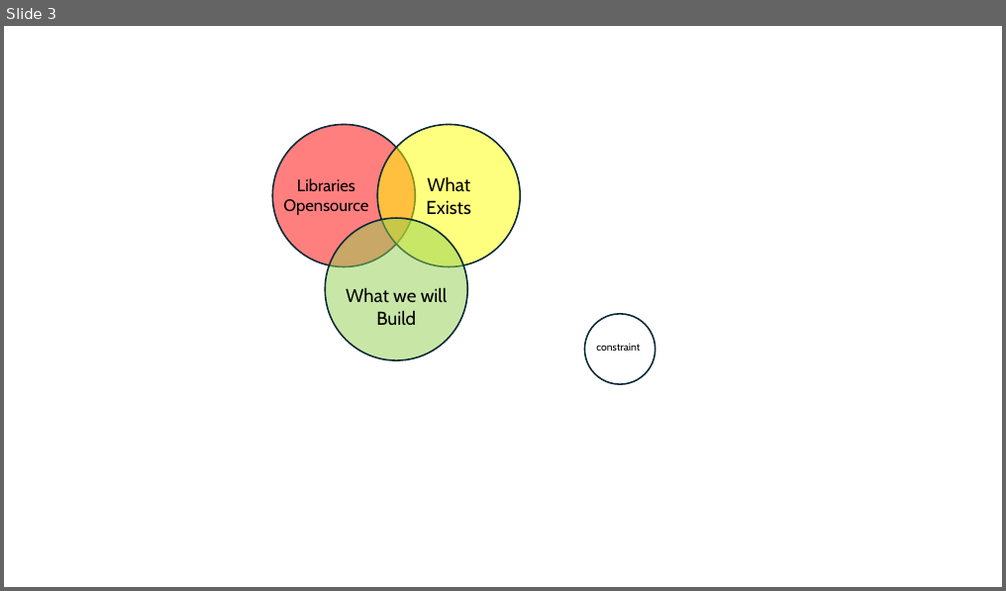
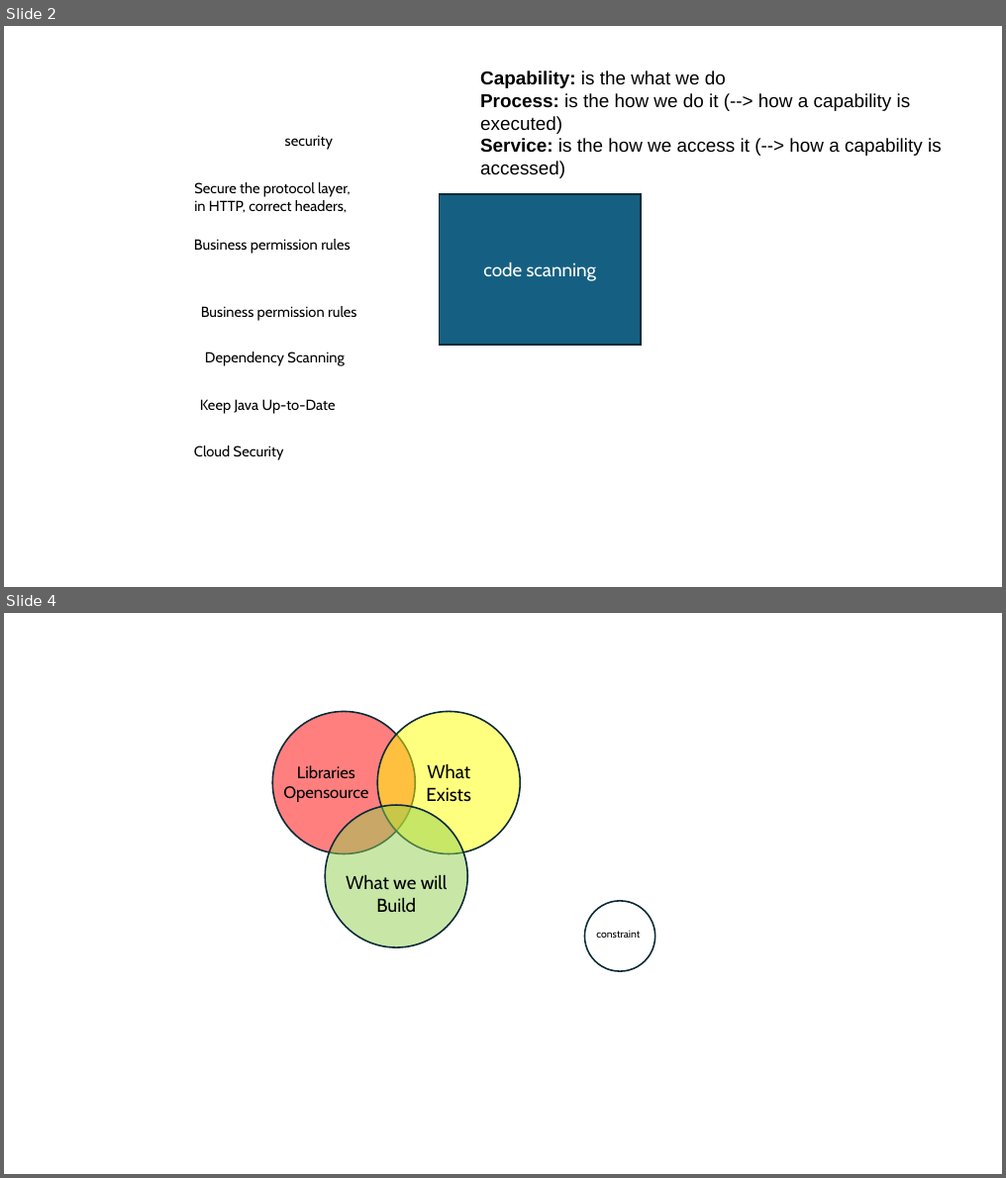
Before and after one commit to derrops-net/blog-derrops, a slide deck: docs/LayeredArchiecture.pptx. Shown one above the other, each under a label of ours: slide 3 before the commit, slides 2 and 4 after it; the slides between them are not shown. The pictures are 1006x591 and 1006x1178 pixels, drawn with LibreOffice and Linux fonts; fonts in the diff are those of the drawing. Boxes give left, top, right and bottom in pixels: in the first picture for what was removed or moved away, otherwise in the second. Text is boxed around its words. In the diff, an @@ line names an element or a change of style, - is before the commit and + after.

```diff
--- a/docs/LayeredArchiecture.pptx
+++ b/docs/LayeredArchiecture.pptx
@@ slide 2 added at [4, 26, 1002, 587], background #FFFFFF @@
@@ text added at [480, 71, 942, 156], 18 pt, text #000000 @@
+Capability: is the what we do
+Process: is the how we do it (--> how a capability is executed)
+Service: is the how we access it (--> how a capability is accessed)
@@ text added at [285, 135, 333, 150], 14 pt, text #000000 @@
+security
@@ text added at [194, 182, 350, 213], 14 pt, text #000000 @@
+Secure the protocol layer, in HTTP, correct headers,
@@ rectangle added at [440, 194, 642, 345], fill #156082, outline #092A39 1.5 pt, 18 pt, text #FFFFFF @@
+code scanning
@@ text added at [194, 239, 350, 254], 14 pt, text #000000 @@
+Business permission rules
@@ text added at [201, 306, 356, 321], 14 pt, text #000000 @@
+Business permission rules
@@ text added at [205, 352, 345, 367], 14 pt, text #000000 @@
+Dependency Scanning
@@ text added at [200, 399, 336, 414], 14 pt, text #000000 @@
+Keep Java Up-to-Date
@@ text added at [194, 446, 284, 461], 14 pt, text #000000 @@
+Cloud Security
@@ what was slide 3 is now slide 4 @@
```
Also in this commit, not shown: 2 slides changed, 2 other files.
